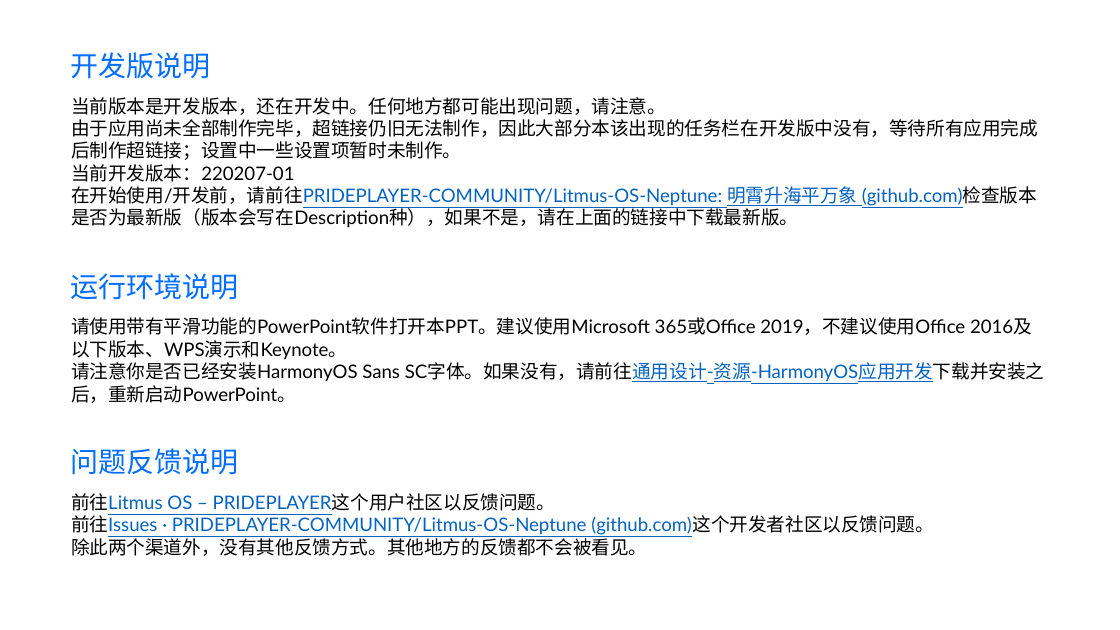
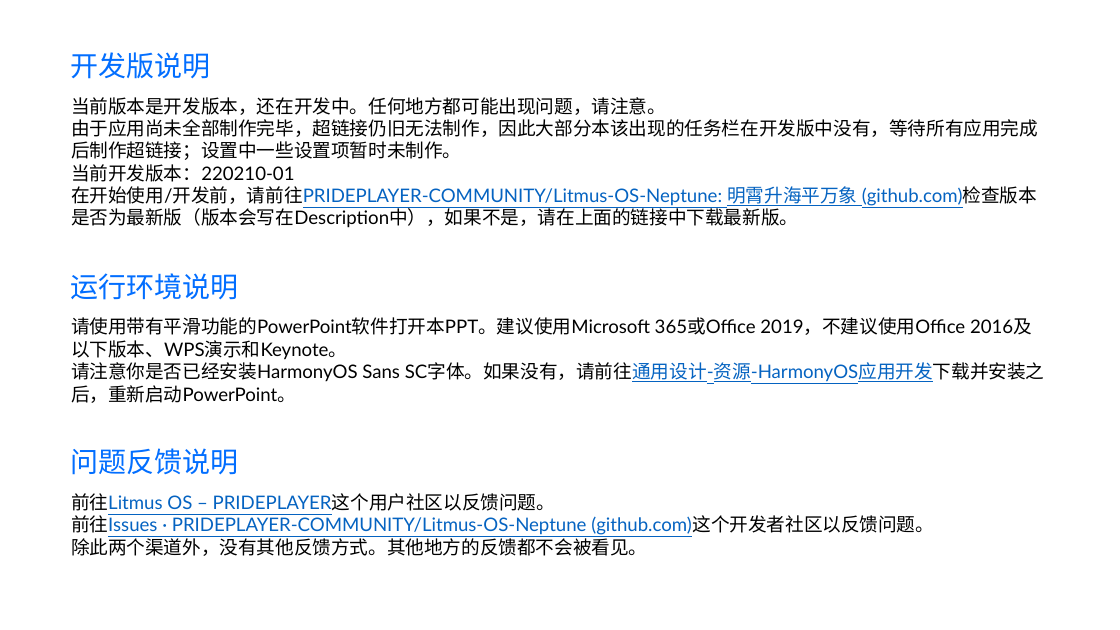
Before and after one commit to PridePlayer/Litmus-OS-Pluto-Neptune, a slide deck: slide 1 of ooobe.pptx. Drawn at 1120x630 pixels with LibreOffice and Linux fonts; fonts in the diff are those of the drawing. Boxes give left, top, right and bottom in pixels: in the first picture for what was removed or moved away, otherwise in the second. Text is boxed around its words. In the diff, an @@ line names an element or a change of style, - is before the commit and + after.

Commit message:
220210-01

```diff
--- a/ooobe.pptx
+++ b/ooobe.pptx
@@ text at [71, 164, 1037, 228]: text changed @@
-当前开发版本：220207-01
-在开始使用/开发前，请前往PRIDEPLAYER-COMMUNITY/Litmus-OS-Neptune: 明霄升海平万象 (github.com)检查版本是否为最新版（版本会写在Description种），如果不是，请在上面的链接中下载最新版。
+当前开发版本：220210-01
+在开始使用/开发前，请前往PRIDEPLAYER-COMMUNITY/Litmus-OS-Neptune: 明霄升海平万象 (github.com)检查版本是否为最新版（版本会写在Description中），如果不是，请在上面的链接中下载最新版。
```
